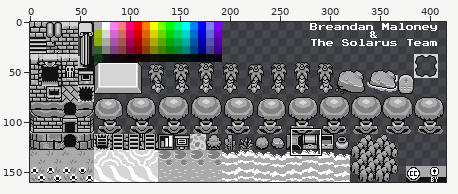
Sprite sheet: overworld.png. Above, an overview of the earlier version with the close-up marked.
Close-up. Earlier state:
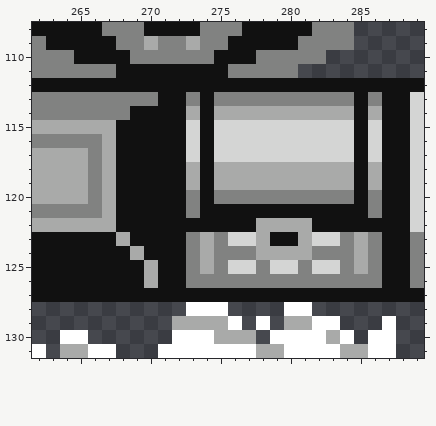
The file is 416x160 pixels. Shown: x 262..289, y 108..131.
Once edited:
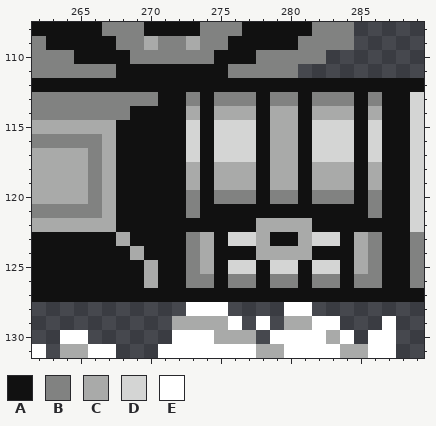
Palette (. is transparent): A #111111  B #818281  C #a9aaa9  D #d4d5d4  E #ffffff
Difference:
Changed rows in their new state; - is an unchanged pixel.
first column x 275:
113 ---A--A---
114 ---A--A---
115 ---ACCA---
116 ---ACCA---
117 ---ACCA---
118 ---A--A---
119 ---A--A---
120 ---A--A---
123 A--------A
124 AAA----AAA
125 A--A--A--A
126 A--A--A--A
Pixel boxes of the changes (left, top, right, bottom) in both close-ups:
changed: (214, 92, 354, 288)
